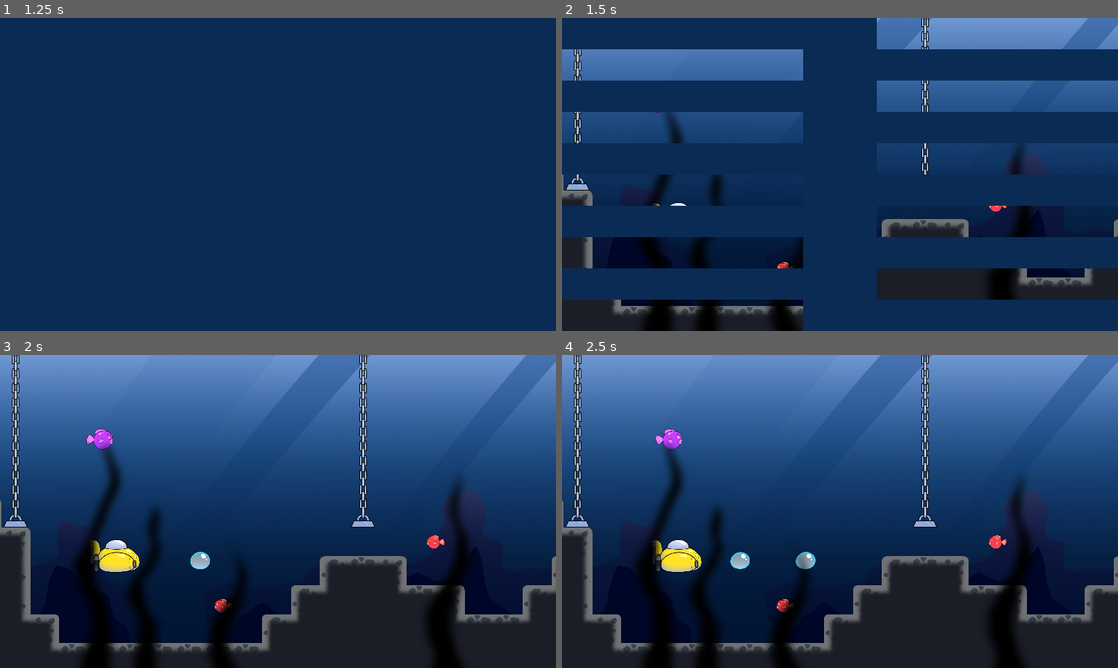
Above: before the commit, frames 1-4 (two rows, left to right).
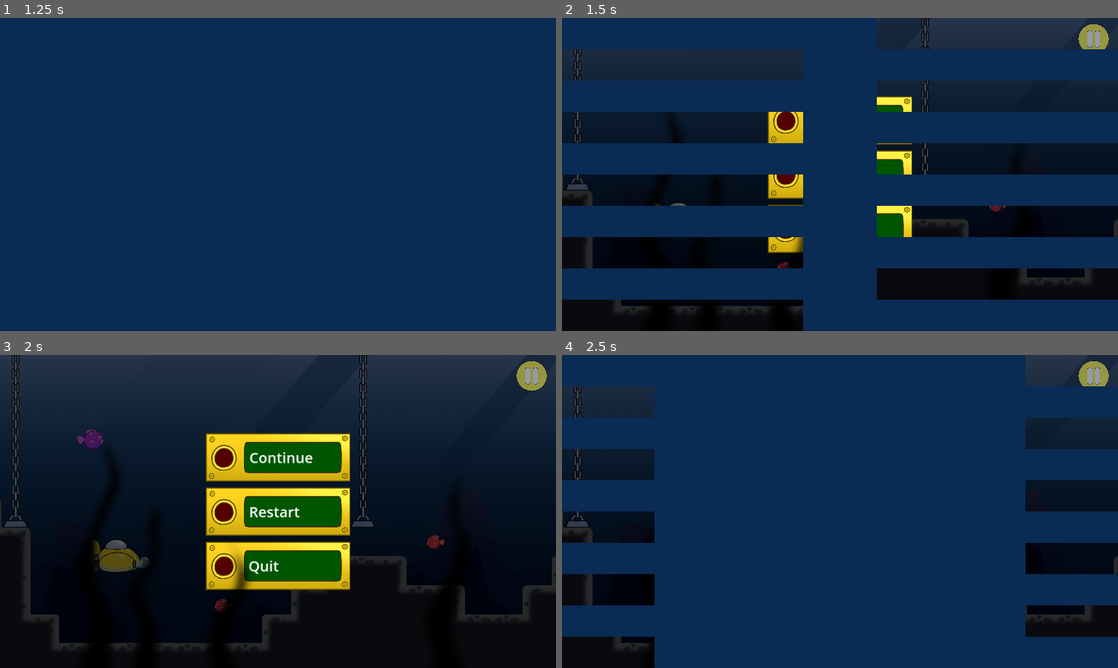
Above: after the commit, the same moments.

Repository: weltonbeck/Ggjam-2025
Game: Godot game, scene res://levels/level_title.tscn
The game is run twice, just before and just after one commit, with the same random seed, the same clock (stepped at 60 frames per second) and the same inputs.
Inputs (mouse positions are in pixels of both pictures, inside the frame that each line leads up to):
- Up to frame 1 (1.25 s): click "Start Game" at 0.5 s
- Up to frame 2 (1.5 s): click (1095, 39) at 1.27 s
- Up to frame 3 (2 s): no input
- Up to frame 4 (2.5 s): click (840, 511) at 2 s, where only the run after the commit has a clickable "Restart"

Frame 1 is identical in both runs. In frame 2, 39% of the frame differs, in the area x 0-100%, y 0-100%; in frame 3, 92%; in frame 4, 80%.

Commit message:
Feat: Add screen pause button
Fix bubble hierarchy.

Diff:
--- a/levels/level_manager.tscn
+++ b/levels/level_manager.tscn
@@ -1,7 +1,8 @@
-[gd_scene load_steps=3 format=3 uid="uid://bgt1padgok7sx"]
+[gd_scene load_steps=4 format=3 uid="uid://bgt1padgok7sx"]
 
 [ext_resource type="Script" path="res://levels/level_manager.gd" id="1_eltsl"]
 [ext_resource type="PackedScene" uid="uid://cniisgepkceri" path="res://ui/pause_screen/pause_screen.tscn" id="2_dpsy7"]
+[ext_resource type="Texture2D" uid="uid://dk8dmt4o8ewjv" path="res://ui/buttons/Pause.png" id="3_f1g2c"]
 
 [node name="LevelManager" type="Node2D"]
 process_mode = 3
@@ -11,4 +12,22 @@
 process_mode = 3
 visible = false
 
+[node name="LevelMenu" type="CanvasLayer" parent="."]
+process_mode = 3
+
+[node name="PauseButton" type="TextureButton" parent="LevelMenu"]
+modulate = Color(1, 1, 1, 0.541176)
+anchors_preset = 1
+anchor_left = 1.0
+anchor_right = 1.0
+offset_left = -137.0
+offset_top = 20.0
+offset_right = 75.0
+offset_bottom = 229.0
+grow_horizontal = 0
+scale = Vector2(0.5, 0.5)
+size_flags_horizontal = 8
+texture_normal = ExtResource("3_f1g2c")
+
 [connection signal="pause" from="." to="PauseScreen" method="handle_pause"]
+[connection signal="pressed" from="LevelMenu/PauseButton" to="." method="set_pause"]
--- a/submarine/submarine.gd
+++ b/submarine/submarine.gd
@@ -62,7 +62,7 @@
 	if shooting_pressed && able_to_shoot && instance_bullet == null:
 			instance_bullet = bullet.instantiate()
 			instance_bullet.global_position = bubble_position
-			get_tree().root.add_child(instance_bullet)
+			get_parent().add_child(instance_bullet)
 			shooting_pressed = false
 			if instance_bullet.has_method("flip"):
 				instance_bullet.flip(face_is_right)
Binary file added: ui/buttons/Pause.png
Not shown, added: ui/buttons/Pause.png.import
